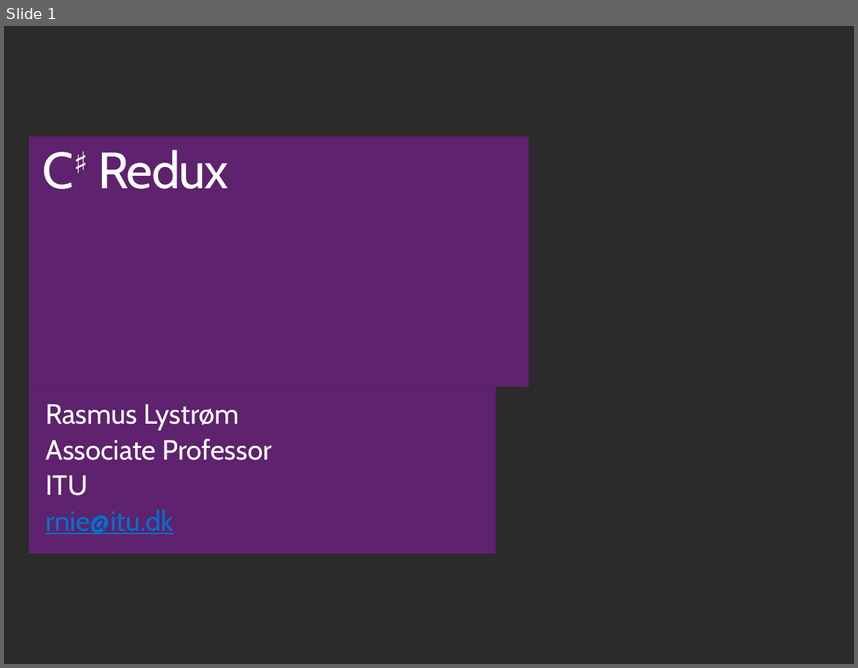
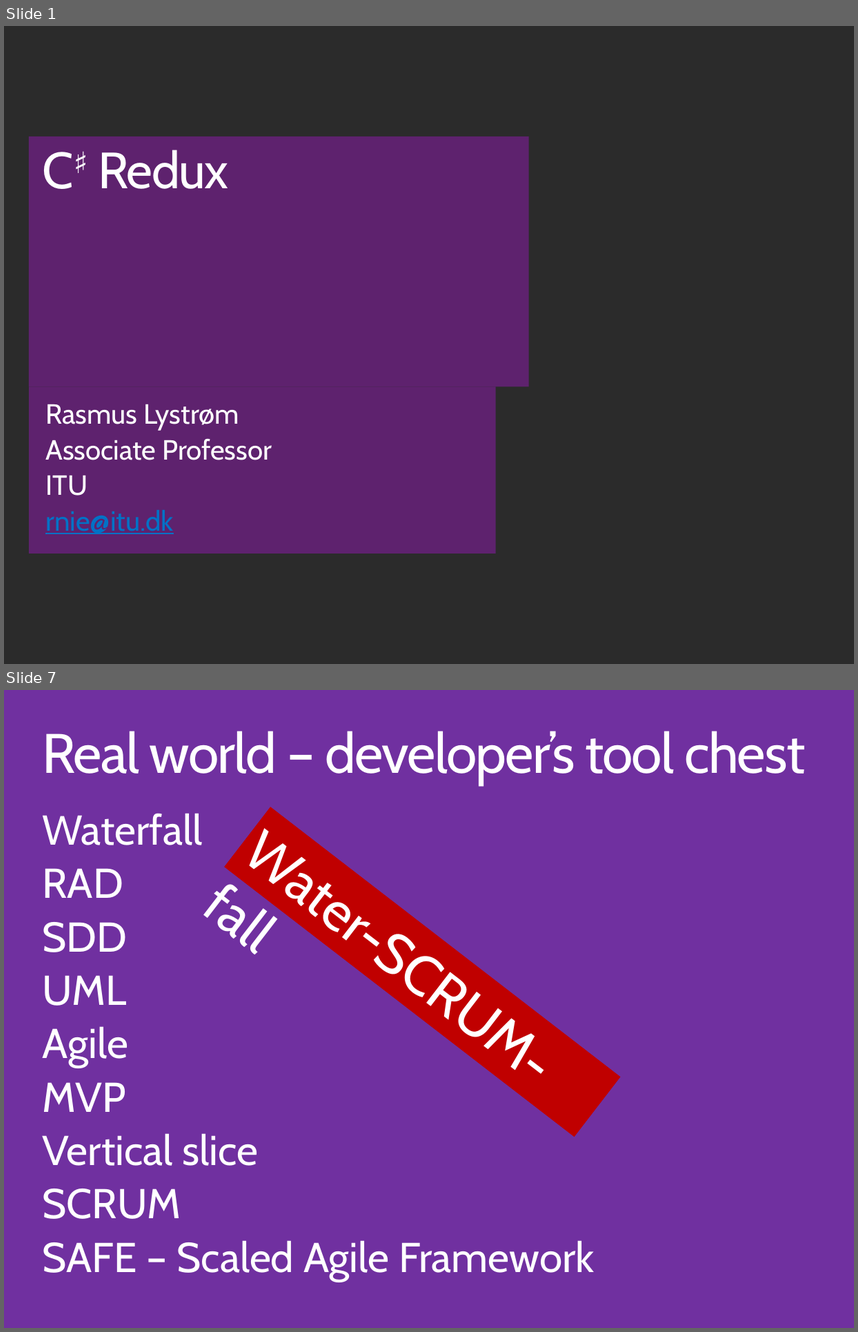
Before and after one commit to ondfisk/BDSA2018, a slide deck: Slides/Lecture11 - CSharp Redux.pptx. Shown one above the other, each under a label of ours: slide 1 before the commit, slides 1 and 7 after it; the slides between them are not shown. The pictures are 858x668 and 858x1332 pixels, drawn with LibreOffice and Linux fonts; fonts in the diff are those of the drawing; background and template pictures are left out; a plain dark background stands for a picture behind light text. Boxes give left, top, right and bottom in pixels: in the first picture for what was removed or moved away, otherwise in the second. Text is boxed around its words. In the diff, an @@ line names an element or a change of style, - is before the commit and + after.

```diff
--- a/Slides/Lecture11 - CSharp Redux.pptx
+++ b/Slides/Lecture11 - CSharp Redux.pptx
@@ slide 7 added at box(4, 690, 854, 1328), background #7030A0 @@
@@ title added at box(42, 731, 805, 785), 48 pt, text #FFFFFF @@
+Real world – developer’s tool chest
@@ text added at box(43, 813, 595, 1281), 36 pt, text #FFFFFF @@
+Waterfall
+RAD
+SDD
+UML
+Agile
+MVP
+Vertical slice
+SCRUM
+SAFE – Scaled Agile Framework
@@ rectangle added at box(224, 807, 620, 1137), fill #C00000, 48 pt, text #FFFFFF @@
+Water-SCRUM-fall
```
Also in this commit, not shown: 9 other slides added, 1 slide removed, 52 other files.
